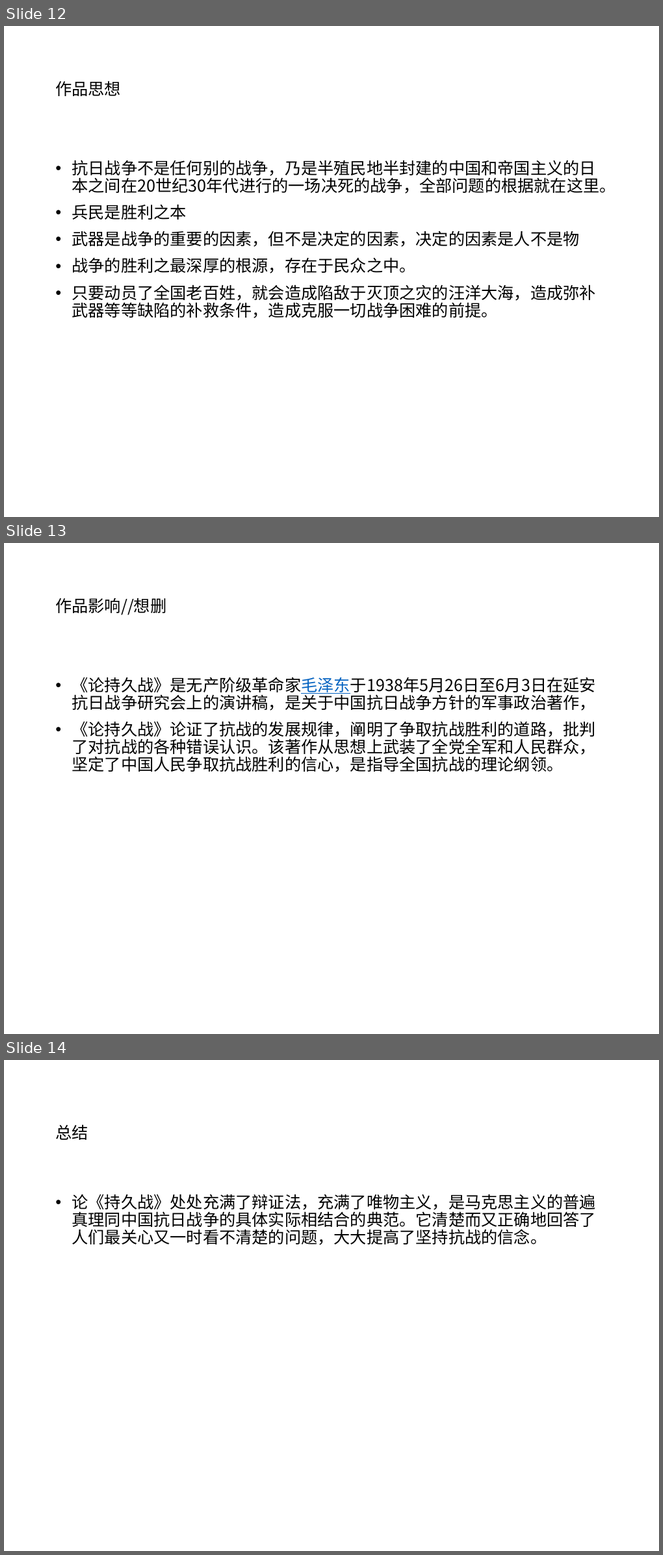
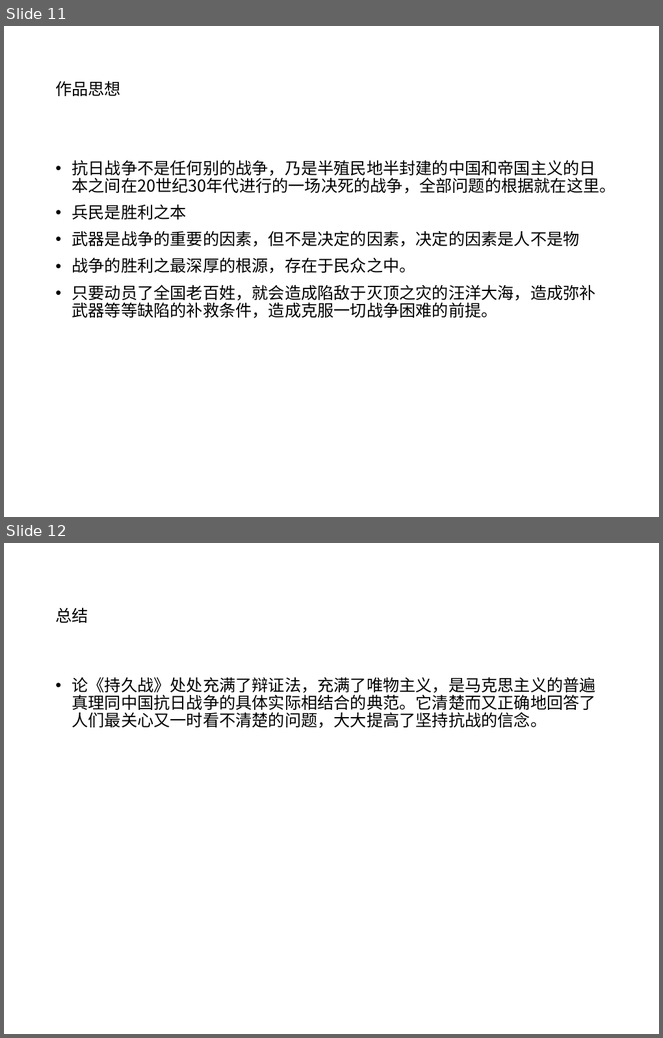
Before and after one commit to 117503445/history-ppt, a slide deck: 近代史张都铭小组-结构.pptx. Shown one above the other, each under a label of ours: slides 12, 13 and 14 before the commit, slides 11 and 12 after it. The pictures are 663x1555 and 663x1038 pixels, drawn with LibreOffice and Linux fonts; fonts in the diff are those of the drawing. Boxes give left, top, right and bottom in pixels: in the first picture for what was removed or moved away, otherwise in the second. Text is boxed around its words. In the diff, an @@ line names an element or a change of style, - is before the commit and + after.

```diff
--- a/近代史张都铭小组-结构.pptx
+++ b/近代史张都铭小组-结构.pptx
@@ slide 13 removed at (4, 543, 659, 1034), background #FFFFFF @@
@@ title removed at (55, 598, 166, 615) @@
-作品影响//想删
@@ text removed at (72, 677, 596, 772) @@
-• 《论持久战》是无产阶级革命家毛泽东于1938年5月26日至6月3日在延安抗日战争研究会上的演讲稿，是关于中国抗日战争方针的军事政治著作，
-• 《论持久战》论证了抗战的发展规律，阐明了争取抗战胜利的道路，批判了对抗战的各种错误认识。该著作从思想上武装了全党全军和人民群众，坚定了中国人民争取抗战胜利的信心，是指导全国抗战的理论纲领。
@@ what was slide 12 is now slide 11 @@
@@ what was slide 14 is now slide 12 @@
```
Also in this commit, not shown: 2 slides changed, 1 other slide removed.
